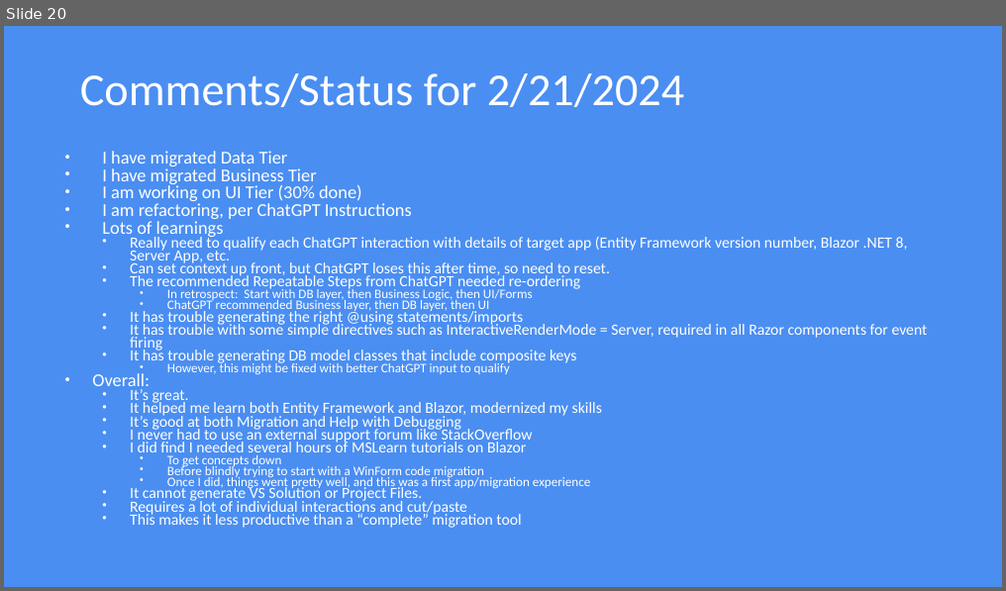
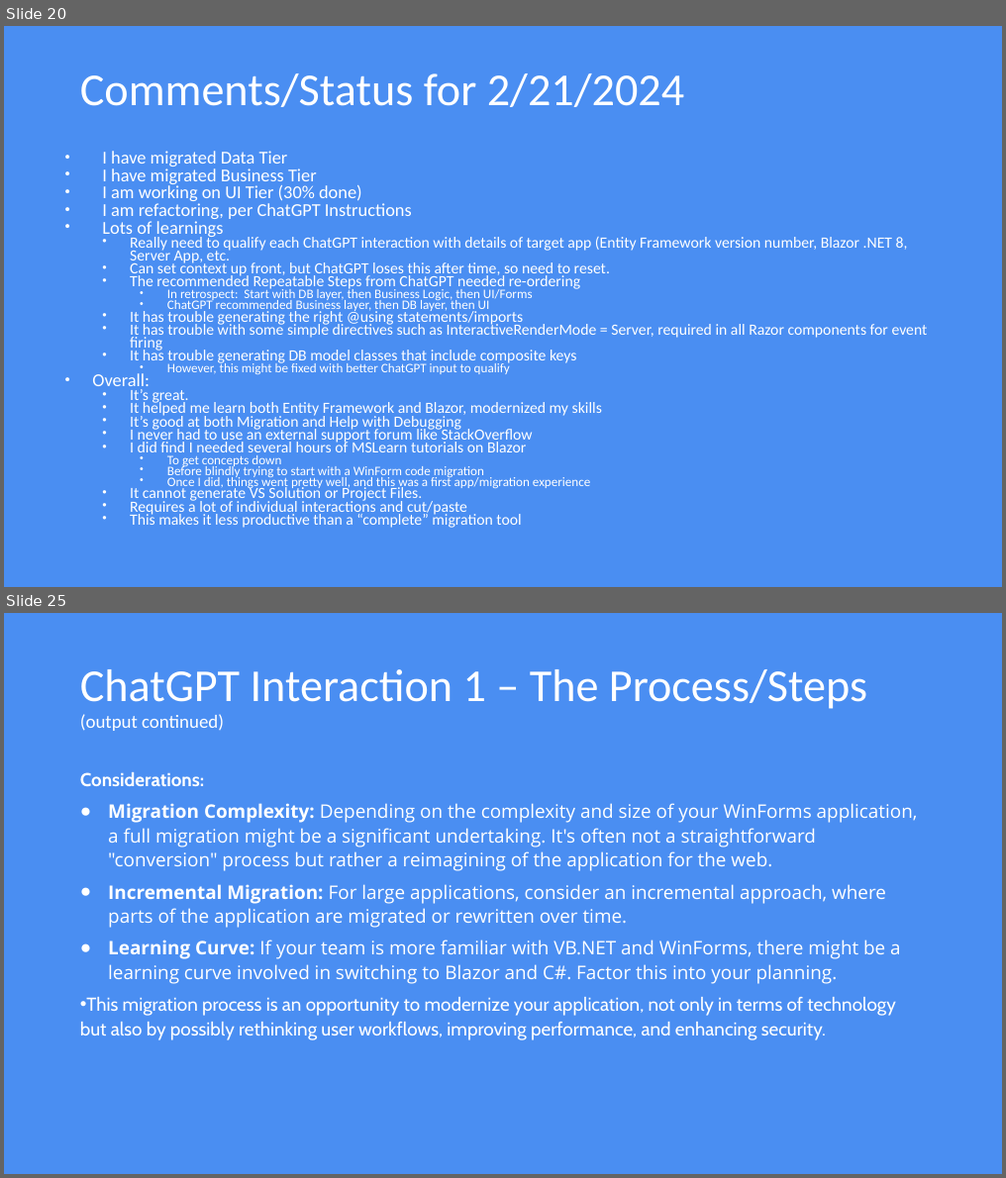
Before and after one commit to ddskier/TradeBlazorApp, a slide deck: wwwroot/GAPMoblize_Project_Final_3_1_2024.pptx. Shown one above the other, each under a label of ours: slide 20 before the commit, slides 20 and 25 after it; the slides between them are not shown. The pictures are 1006x591 and 1006x1178 pixels, drawn with LibreOffice and Linux fonts; fonts in the diff are those of the drawing. Boxes give left, top, right and bottom in pixels: in the first picture for what was removed or moved away, otherwise in the second. Text is boxed around its words. In the diff, an @@ line names an element or a change of style, - is before the commit and + after.

```diff
--- a/wwwroot/GAPMoblize_Project_Final_3_1_2024.pptx
+++ b/wwwroot/GAPMoblize_Project_Final_3_1_2024.pptx
@@ slide 25 added at [4,613,1002,1174], background #4A8EF2 @@
@@ title added at [80,669,867,731], 44 pt, text #FFFFFF @@
+ChatGPT Interaction 1 – The Process/Steps
+(output continued)
@@ text added at [80,772,918,1041], 18 pt, text #FFFFFF @@
+Considerations:
+● Migration Complexity: Depending on the complexity and size of your WinForms application, a full migration might be a significant undertaking. It's often not a straightforward "conversion" process but rather a reimagining of the application for the web.
+● Incremental Migration: For large applications, consider an incremental approach, where parts of the application are migrated or rewritten over time.
+● Learning Curve: If your team is more familiar with VB.NET and WinForms, there might be a learning curve involved in switching to Blazor and C#. Factor this into your planning.
+• This migration process is an opportunity to modernize your application, not only in terms of technology but also by possibly rethinking user workflows, improving performance, and enhancing security.
```
Also in this commit, not shown: 4 other slides added, 1 other file.
